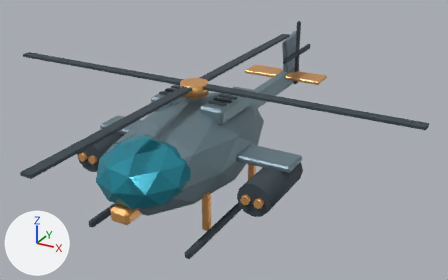
One commit to the Blender file assets/blender/boss-helicopter.blend: the scene before it, then after it.
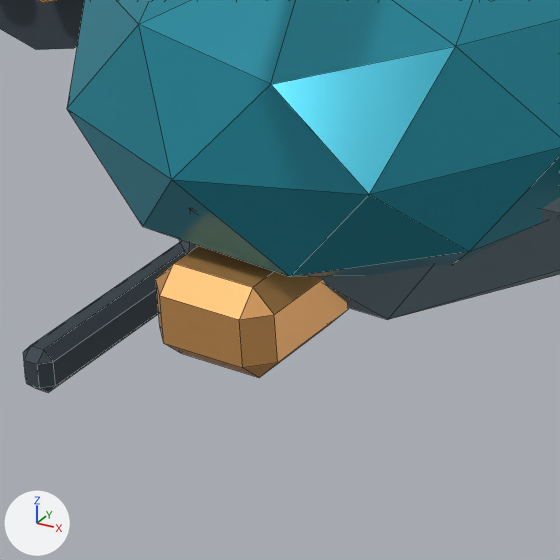
Each version is shown whole from a camera (50 mm lens) standing at (7.01, -11.16, 7.48) and looking at (0.38, 0.9, 1.45), then close up on the part from 19% to 39% of the width and 58% to 91% of the height. Arrows for +X, +Y and +Z are at lower left; the lights stay in place. The last two pictures show the newer version. The close-ups show mesh edges as thin lines.

Objects in the first close-up: 'Armored fuselage', 'Cockpit glazing', 'Landing skid', 'Nose keel', 'Rocket pod'.
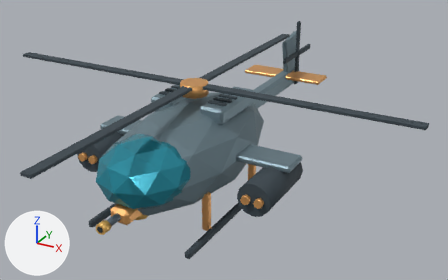
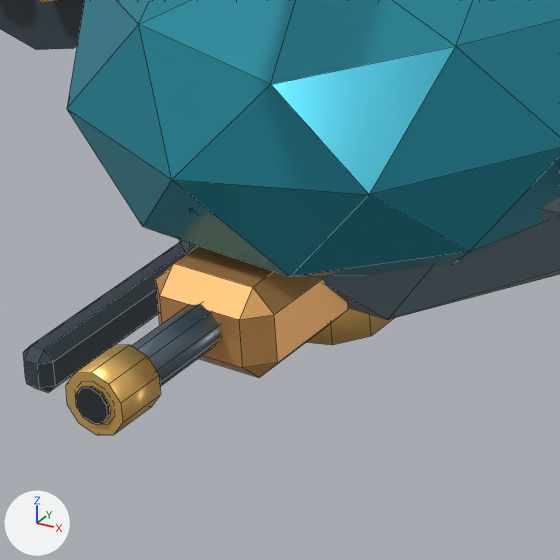
Pixel boxes [x1, y1, x2, y2] of what changed, in the close-ups (560 x 560 px):
'Auxiliary muzzle brake', added (orange)
    after: [66, 345, 161, 435]
'Auxiliary barrel', added
    after: [132, 304, 220, 386]
'Auxiliary swivel', added (orange)
    after: [307, 308, 394, 345]
'Auxiliary muzzle bore', added
    after: [75, 386, 110, 424]

Edits to the bpy script that builds the scene:
```text
Add mat_auxiliarybore:
    mat_auxiliarybore = principled_material('AuxiliaryBore')
    mat_auxiliarybore.base_color = (0.025, 0.032, 0.04)  # dark grey #2c3238
    mat_auxiliarybore.metallic = 0.2
    mat_auxiliarybore.roughness = 0.85
Add mat_auxiliarytrim:
    mat_auxiliarytrim = principled_material('AuxiliaryTrim')
    mat_auxiliarytrim.base_color = (0.9, 0.54, 0.15)  # orange #f3c26c
    mat_auxiliarytrim.metallic = 0.55
    mat_auxiliarytrim.roughness = 0.4
Add mat_auxiliarysteel:
    mat_auxiliarysteel = principled_material('AuxiliarySteel')
    mat_auxiliarysteel.base_color = (0.13, 0.17, 0.21)  # greyish blue #65737e
    mat_auxiliarysteel.metallic = 0.7
    mat_auxiliarysteel.roughness = 0.35
Add me_cylinder_010:
    me_cylinder_010.from_pydata(...)  # a 10-sided cylinder along z spanning x -0.0618..0.0618, y -0.065..0.065, z -0.006..0.006
    for i in [*range(0, 8), 9, 10]: me_cylinder_010.polygons[i].use_smooth = True
    me_cylinder_010.materials.append(mat_auxiliarybore)  # dark grey #2c3238
Add me_cylinder_009:
    me_cylinder_009.from_pydata(...)  # a 10-sided cylinder along z spanning x -0.109..0.109, y -0.115..0.115, z -0.095..0.095
    for i in [*range(0, 8), 9, 10]: me_cylinder_009.polygons[i].use_smooth = True
    me_cylinder_009.materials.append(mat_auxiliarytrim)  # orange #f3c26c
Add me_cylinder_008:
    me_cylinder_008.from_pydata(...)  # a 10-sided cylinder along z spanning x -0.076..0.076, y -0.08..0.08, z -0.5..0.5
    for i in [*range(0, 8), 9, 10]: me_cylinder_008.polygons[i].use_smooth = True
    me_cylinder_008.materials.append(mat_auxiliarysteel)  # greyish blue #65737e
Add me_cylinder_007:
    me_cylinder_007.from_pydata(...)  # a 10-sided cylinder along z spanning x -0.209..0.209, y -0.22..0.22, z -0.085..0.085
    for i in [*range(0, 8), 9, 10]: me_cylinder_007.polygons[i].use_smooth = True
    me_cylinder_007.materials.append(mat_auxiliarytrim)  # orange #f3c26c
Add ob_auxiliary_muzzle_bore:
    ob_auxiliary_muzzle_bore = bpy.data.objects.new('Auxiliary muzzle bore', me_cylinder_010)
    ob_auxiliary_muzzle_bore.parent = ob_lightgun
    ob_auxiliary_muzzle_bore.location = (0.0, -1.242, 0.1)
    ob_auxiliary_muzzle_bore.rotation_euler = (1.571, 0.0, 0.0)  # degrees (90, 0, 0)
Add ob_lightgun:
    ob_lightgun = bpy.data.objects.new('LightGun', None)
    ob_lightgun.parent = ob_turret
    ob_lightgun.location = (0.0, -2.1, -0.15)
Add ob_auxiliary_muzzle_brake:
    ob_auxiliary_muzzle_brake = bpy.data.objects.new('Auxiliary muzzle brake', me_cylinder_009)
    ob_auxiliary_muzzle_brake.parent = ob_lightgun
    ob_auxiliary_muzzle_brake.location = (0.0, -1.14, 0.1)
    ob_auxiliary_muzzle_brake.rotation_euler = (1.571, 0.0, 0.0)  # degrees (90, 0, 0)
Add ob_auxiliary_barrel:
    ob_auxiliary_barrel = bpy.data.objects.new('Auxiliary barrel', me_cylinder_008)
    ob_auxiliary_barrel.parent = ob_lightgun
    ob_auxiliary_barrel.location = (0.0, -0.73, 0.1)
    ob_auxiliary_barrel.rotation_euler = (1.571, 0.0, 0.0)  # degrees (90, 0, 0)
Add ob_auxiliary_swivel:
    ob_auxiliary_swivel = bpy.data.objects.new('Auxiliary swivel', me_cylinder_007)
    ob_auxiliary_swivel.parent = ob_lightgun
    ob_auxiliary_swivel.location = (0.0, 0.0, -0.12)
```
